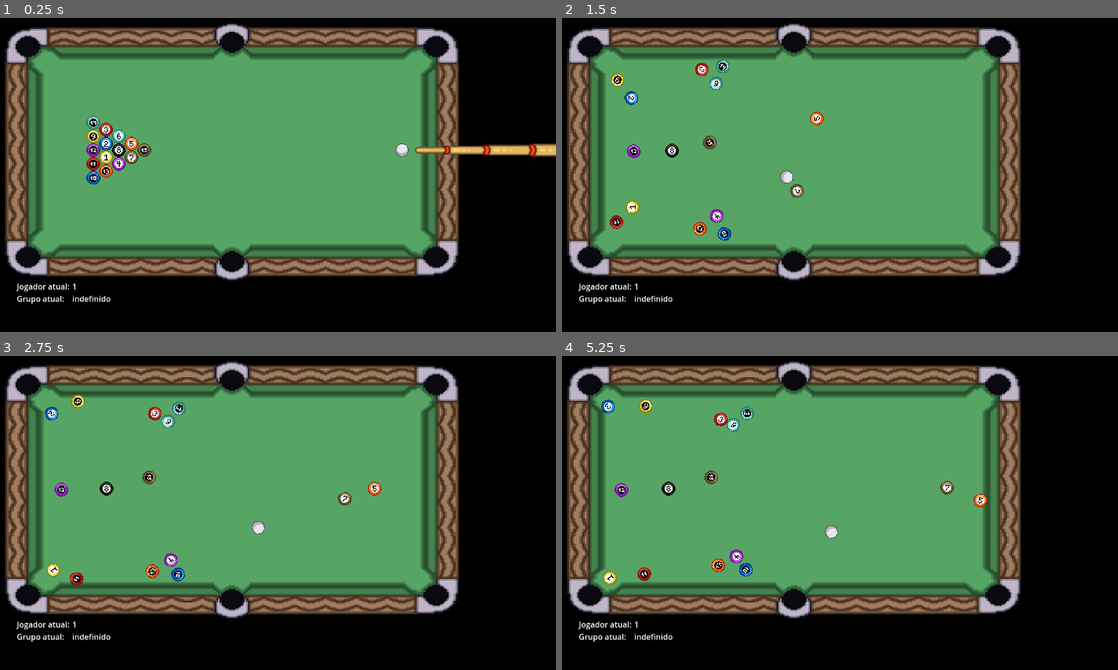
Above: before the commit, frames 1-4 (two rows, left to right).
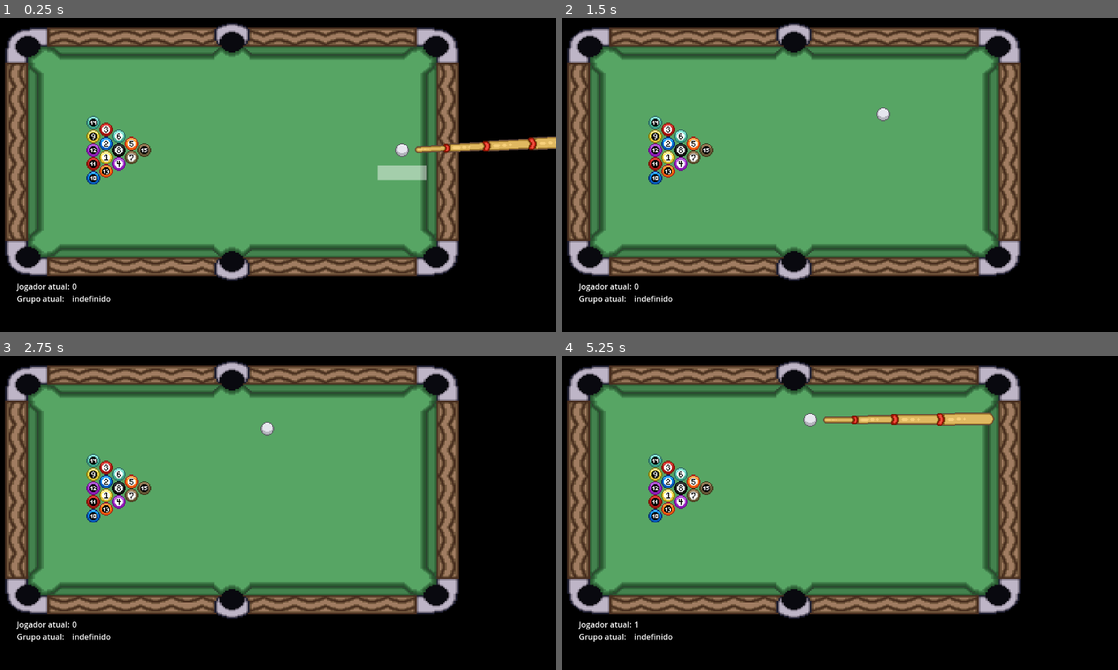
Above: after the commit, the same moments.

Repository: MathiasRLuz/Sinuca--8-Ball-Pool-
Game: Godot game, scene res://scenes/sinuca.tscn
Same seed, same stepped clock (60 frames per second), same inputs: the game is played once before the commit and once after it. This scene is started directly instead of the project's main scene. The engine's default icon, where the game draws it, is replaced by a stand-in: a white triangle on a blue panel in a dark square.
Inputs (mouse positions are in pixels of both pictures, inside the frame that each line leads up to):
- Up to frame 1 (0.25 s): no input
- Up to frame 2 (1.5 s): tap Enter at 0.5 s; move the mouse to (940, 140) at 0.52 s; hold D (right) 0.53-1.28 s; hold E (interact) 0.53-1.28 s; click (940, 140) at 0.67 s; tap Space at 0.77 s; move the mouse to (678, 175) at 1.27 s; hold S (down) from 1.28 s (still down); tap E (interact) at 1.35 s
- Up to frame 3 (2.75 s): tap Space at 1.52 s; move the mouse to (305, 418) at 2.02 s; release S (down) at 2.03 s; hold D (right) from 2.03 s (still down); hold E (interact) from 2.03 s (still down)
- Up to frame 4 (5.25 s): move the mouse to (773, 566) at 2.77 s; release D (right) at 2.78 s; release E (interact) at 2.78 s; hold W (up) 2.78-3.53 s; tap E (interact) at 2.85, 4.35 s; click (773, 566) at 2.92 s; tap Space at 3.02, 3.77, 4.52, 5 s; move the mouse to (990, 550) at 3.52 s; hold E (interact) 3.53-4.28 s; hold A (left) 3.53-5.03 s; move the mouse to (617, 443) at 4.27 s; move the mouse to (834, 497) at 5.02 s; hold S (down) from 5.03 s (still down); hold E (interact) from 5.03 s (still down); click (834, 497) at 5.17 s

The runs differ from the first frame. In frame 1, 1.4% of the frame differs, in the area x 12-100%, y 37-87%; in frame 2, 2.6%; in frame 3, 2.7%; in frame 4, 3.7%, in the area x 6-78%, y 13-73%.

Commit message:
update main.gd

Diff:
--- a/scenes/sinuca.tscn
+++ b/scenes/sinuca.tscn
@@ -23,6 +23,8 @@
 [node name="Sinuca" type="Node"]
 script = ExtResource("1_4cjhd")
 ball_scene = ExtResource("2_g7l3x")
+current_enemy = 1
+force_first_player = -1
 
 [node name="Mesa" parent="." instance=ExtResource("3_45acg")]
 
--- a/scripts/global_data.gd
+++ b/scripts/global_data.gd
@@ -14,22 +14,6 @@
 var EnemyDificulty = {
 	Npcs.NPC : {
 		EnemyDififultyVariables.power_probability : 0,
-		EnemyDififultyVariables.force_scale : 1.41252899169922,
-		EnemyDififultyVariables.precision : 0.97707498073578,
-		EnemyDififultyVariables.error_radius : 1.7042647600174,
-		EnemyDififultyVariables.max_shot_angle : 88.3777362942695,
-		EnemyDififultyVariables.min_score : -102.991931340098,
-		EnemyDififultyVariables.risky: 1,
-		EnemyDififultyVariables.crit1 : 18.2738933563232,
-		EnemyDififultyVariables.crit2 : 75.935868692398,
-		EnemyDififultyVariables.crit3 : 206.028515652381,
-		EnemyDififultyVariables.crit4 : 543.64482998848,
-		EnemyDififultyVariables.crit5 : 500.031824212521,
-		EnemyDififultyVariables.crit6 : 759.133443248272
-	},
-
-	Npcs.SLIME : {
-		EnemyDififultyVariables.power_probability : 0,
 		EnemyDififultyVariables.force_scale : 0.95879989266396,
 		EnemyDififultyVariables.precision : 1,
 		EnemyDififultyVariables.error_radius : 9.38956937789917,
@@ -44,8 +28,8 @@
 		EnemyDififultyVariables.crit6 : 1000,
 	},
 
-	Npcs.ESQUELETO : {
-		EnemyDififultyVariables.power_probability : 0,
+	Npcs.DOMOVOY : {
+		EnemyDififultyVariables.power_probability : 1,
 		EnemyDififultyVariables.force_scale : 1,
 		EnemyDififultyVariables.precision : 1,
 		EnemyDififultyVariables.error_radius : 5,
@@ -73,7 +57,22 @@
 		EnemyDififultyVariables.crit4 : 500,
 		EnemyDififultyVariables.crit5 : 750,
 		EnemyDififultyVariables.crit6 : 1000
-	}
+	},
+	Npcs.MINOTAURO : {
+		EnemyDififultyVariables.power_probability : 0,
+		EnemyDififultyVariables.force_scale : 1.41252899169922,
+		EnemyDififultyVariables.precision : 0.97707498073578,
+		EnemyDififultyVariables.error_radius : 1.7042647600174,
+		EnemyDififultyVariables.max_shot_angle : 88.3777362942695,
+		EnemyDififultyVariables.min_score : -102.991931340098,
+		EnemyDififultyVariables.risky: 1,
+		EnemyDififultyVariables.crit1 : 18.2738933563232,
+		EnemyDififultyVariables.crit2 : 75.935868692398,
+		EnemyDififultyVariables.crit3 : 206.028515652381,
+		EnemyDififultyVariables.crit4 : 543.64482998848,
+		EnemyDififultyVariables.crit5 : 500.031824212521,
+		EnemyDififultyVariables.crit6 : 759.133443248272
+	},
 }
 
 var Texts = {
--- a/scripts/main.gd
+++ b/scripts/main.gd
@@ -37,6 +37,8 @@
 var derrubou_a_8_por_ultimo: bool = false
 var buracos := []
 var jogador_ja_tinha_grupo: bool = false
+var bot_power_ready := false
+
 
 @export var debug_slow_time := false
 # Called when the node enters the scene tree for the first time.
@@ -48,7 +50,6 @@
 	else: jogador_atual = randi() % 2  # Retorna 0 ou 1 aleatoriamente
 	for hole in $Mesa/buracos.get_children():
 		buracos.append(hole)
-	#load_images()
 	new_game()
 	$Mesa/buracos.body_entered.connect(potted_ball)
 
@@ -120,14 +121,9 @@
 	get_tree().change_scene_to_file(GlobalData.last_scene_before_battle)
 	set_process(false)
 
-func load_images():
-	for i in range(1,17,1):
-		var filename = str("res://assets/ball_",i,".png")
-		var ball_image = load(filename)
-		ball_images.append(ball_image)
-
 func new_game():
 	generate_balls()
+	create_cue_ball()
 	reset_cue_ball()
 
 func generate_balls():
@@ -164,23 +160,18 @@
 		ball.continuous_cd = true
 		add_child(ball)
 
-func remove_cue_ball():
-	shapecast.reparent($".")
-	var old_b = cue_ball
-	remove_child(old_b)
-	old_b.queue_free()
-
-func reset_cue_ball():
+func create_cue_ball():
 	cue_ball = ball_scene.instantiate()
 	add_child(cue_ball)
-	cue_ball.position = START_POS
-	cue_ball.get_node("Sprite2D").frame = 0
-	#cue_ball.get_node("Sprite2D").texture = ball_images.back() # última imagem do array
-	taking_shot = false
 	cue_ball.set_contact_monitor(true)
 	cue_ball.max_contacts_reported = 256
 	cue_ball.connect("body_entered", Callable(self, "_on_CueBall_area_entered"))
 	cue_ball.continuous_cd = true  # Ativa o CCD
+	cue_ball.get_node("Sprite2D").frame = 0
+
+func reset_cue_ball():
+	cue_ball.position = START_POS
+	taking_shot = false
 
 func _on_CueBall_area_entered(body):
 	if body.is_in_group("bolas") && primeira_bola_batida == 0 && body.name != "Bola":
@@ -602,9 +593,6 @@
 
 func vez_bot():
 	print("INICIO VEZ BOT")
-	var rng = RandomNumberGenerator.new()
-	if rng.randf() < GlobalData.EnemyDificulty[current_enemy][GlobalData.EnemyDififultyVariables.power_probability]:
-		print("Usar poder")
 	if estouro:
 		var dir = Vector2(-1, 0) # Direção padrão para o estouro
 		# Adicionar variação na direção do estouro
@@ -621,6 +609,12 @@
 		print("POWER > ", power.length())
 		cue_ball.apply_central_impulse(power)
 	else:
+		var rng = RandomNumberGenerator.new()
+		if rng.randf() < GlobalData.EnemyDificulty[current_enemy][GlobalData.EnemyDififultyVariables.power_probability]:
+			print("Usar poder")
+			if current_enemy == GlobalData.Npcs.DOMOVOY:
+				print("Poder do Domovoy")
+				bot_power_ready = true
 		var better_ball = await get_better_ball() # ([best_ball, best_hole_position,best_collision_point,best_score,direct_shot])
 		if better_ball[4]:
 			if debug_slow_time:
@@ -887,10 +881,21 @@
 			fim_de_partida(0) # jogador vence
 			return
 
+func teleport_cue_ball():
+	# Congelar o movimento da bola branca (cue ball)
+	cue_ball.linear_velocity = Vector2.ZERO
+	cue_ball.angular_velocity = 0.0
+
+	# Teleportar a bola para a nova posição
+	cue_ball.position = Vector2(10000,10000)
+
+	# Atualizar o estado da física para evitar problemas na simulação
+	cue_ball.sleeping = true # Faz a bola "dormir" até receber um novo impulso
+
 func potted_ball(body):
 	if body == cue_ball:
 		cue_ball_potted = true
-		remove_cue_ball()
+		teleport_cue_ball()
 	else:
 		print(body.name)
 		var bola = body.name.to_int()
